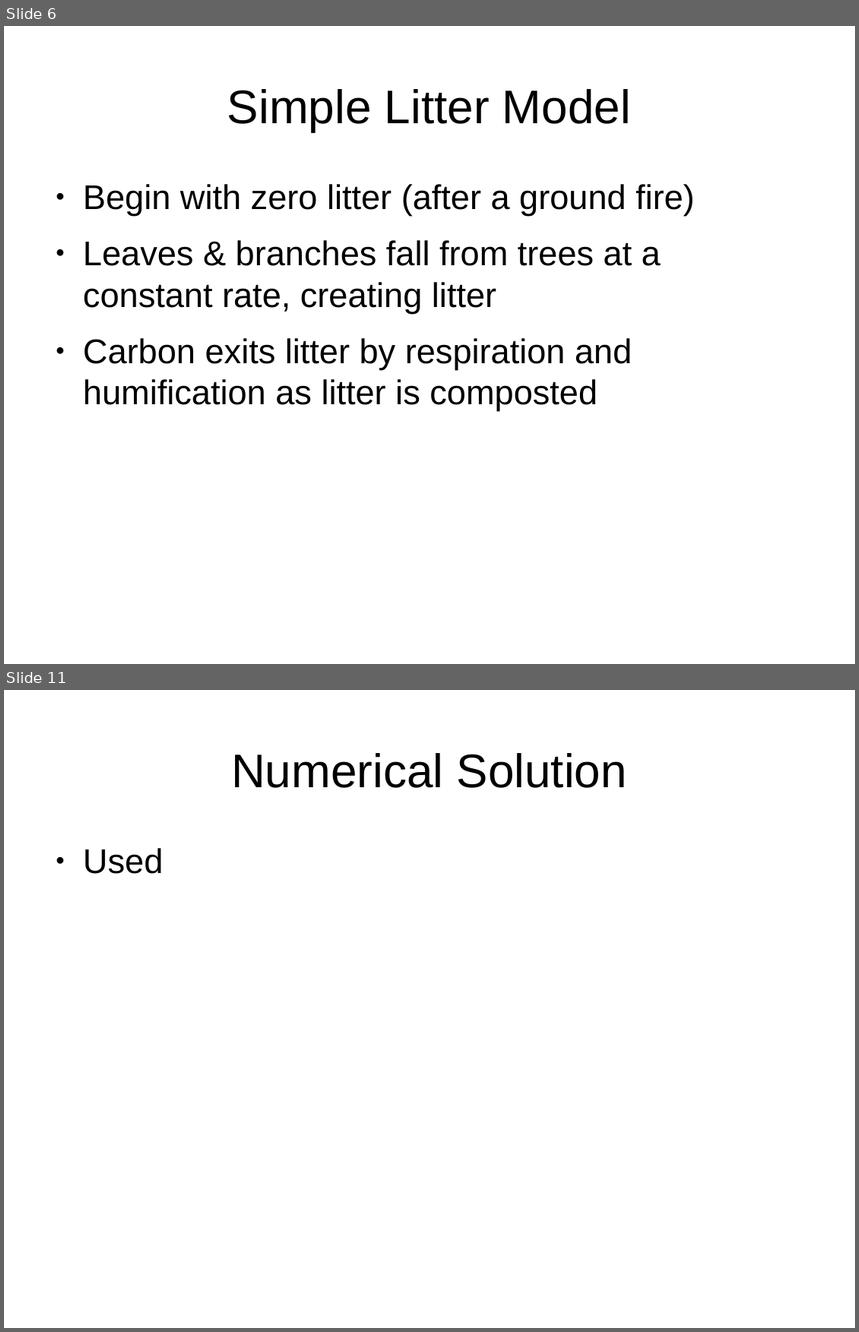
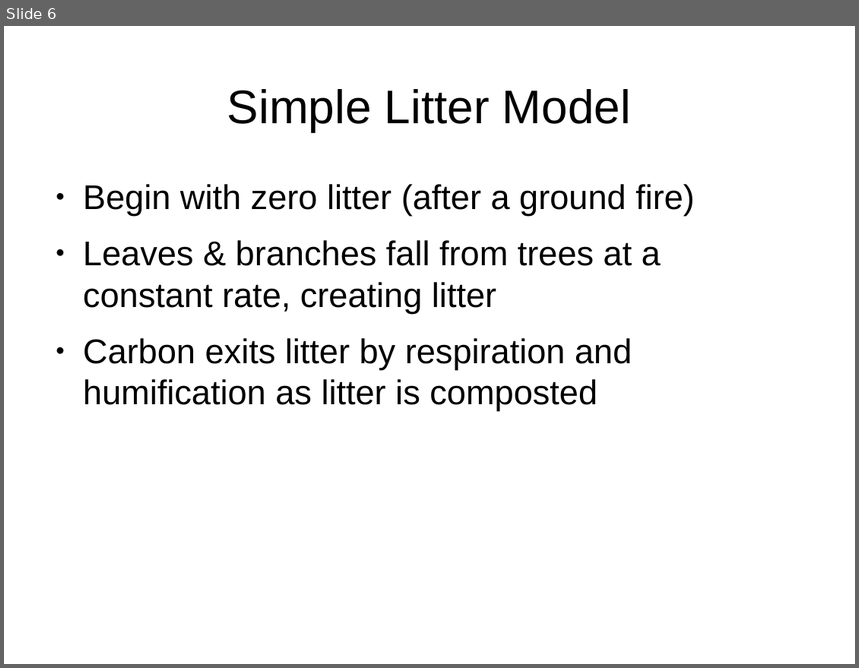
Before and after one commit to colefichter/math372_project_2, a slide deck: slides.odp. Shown one above the other, each under a label of ours: slides 6 and 11 before the commit, slide 6 after it; the slides between them are not shown. The pictures are 859x1332 and 859x668 pixels, drawn with LibreOffice and Linux fonts; fonts in the diff are those of the drawing. Boxes give left, top, right and bottom in pixels: in the first picture for what was removed or moved away, otherwise in the second. Text is boxed around its words. In the diff, an @@ line names an element or a change of style, - is before the commit and + after.

```diff
--- a/slides.odp
+++ b/slides.odp
@@ slide 11 removed at (x1=4, y1=690, x2=855, y2=1328), background #FFFFFF @@
@@ title removed at (x1=231, y1=753, x2=627, y2=788) @@
-Numerical Solution
@@ text removed at (x1=83, y1=848, x2=163, y2=874) @@
-● Used
```
Also in this commit, not shown: 5 slides changed, 2 slides added, 2 other slides removed, 3 other files.
